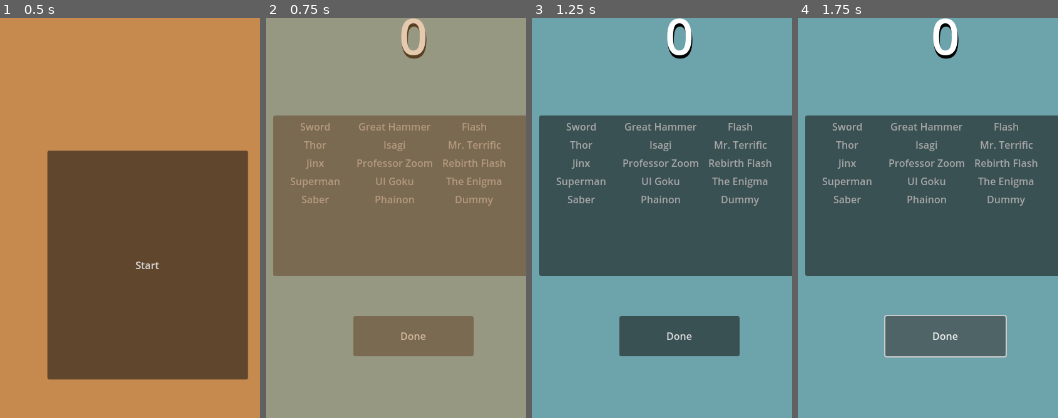
Above: before the commit, frames 1-4 (left to right).
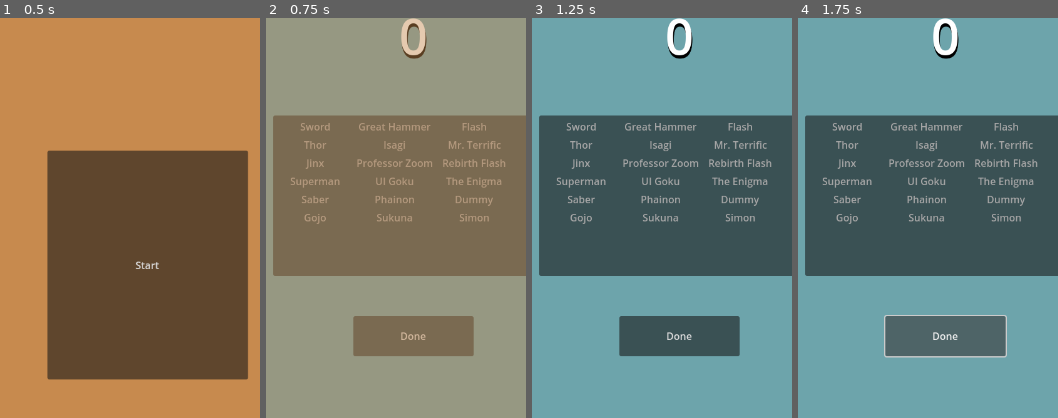
Above: after the commit, the same moments.

Repository: Odeguy/ball-fighting
Game: Godot game, scene res://game_main.tscn
The game is run twice, just before and just after one commit, with the same random seed, the same clock (stepped at 60 frames per second) and the same inputs. Sound files missing from this copy of the repository are replaced by a short silence.
Inputs:
- Up to frame 1 (0.5 s): no input
- Up to frame 2 (0.75 s): click "Start" at 0.5 s
- Up to frame 3 (1.25 s): no input
- Up to frame 4 (1.75 s): click "Done" at 1.25 s
The pictures show only the part of the screen within x 22-72%, y 8-58%; the shares and areas given below are measured in that part.

Frame 1 is identical in both runs. In frame 2, 0.2% of the frame differs, in the area x 14-86%, y 49-52%; in frame 3, 0.3%; in frame 4, 0.3%.

Commit message:
sukuna and simon

Diff:
--- a/ball.tscn
+++ b/ball.tscn
@@ -6,6 +6,7 @@
 [ext_resource type="FontFile" uid="uid://cp8ckbrt1edkh" path="res://fonts/BarberChop.otf" id="4_hgol0"]
 [ext_resource type="AudioStream" uid="uid://o4xnc6g7c1kr" path="res://sounds/parry-ultrakill.mp3" id="4_n5601"]
 [ext_resource type="Script" uid="uid://7dn0euhwvq3" path="res://sensory_field_script.gd" id="6_gchj4"]
+[ext_resource type="Texture2D" uid="uid://b7j480e8qm6qq" path="res://particles/spotlight_8.png" id="7_01kih"]
 
 [sub_resource type="PhysicsMaterial" id="PhysicsMaterial_x8fbi"]
 friction = 0.0
@@ -26,6 +27,29 @@
 
 [sub_resource type="CircleShape2D" id="CircleShape2D_n5601"]
 resource_local_to_scene = true
+
+[sub_resource type="CanvasItemMaterial" id="CanvasItemMaterial_1iob0"]
+blend_mode = 1
+
+[sub_resource type="ParticleProcessMaterial" id="ParticleProcessMaterial_0jqm0"]
+particle_flag_disable_z = true
+emission_shape = 2
+emission_sphere_radius = 102.56
+angle_min = -56.6
+angle_max = 116.6
+gravity = Vector3(0, 0, 0)
+color = Color(0.792157, 0, 0.0745098, 1)
+
+[sub_resource type="CanvasItemMaterial" id="CanvasItemMaterial_nidkk"]
+blend_mode = 2
+
+[sub_resource type="ParticleProcessMaterial" id="ParticleProcessMaterial_vb544"]
+particle_flag_disable_z = true
+emission_shape = 2
+emission_sphere_radius = 102.56
+angle_min = -38.0
+angle_max = 37.0
+gravity = Vector3(0, 0, 0)
 
 [node name="ball" type="Node2D"]
 editor_description = "bouncy"
@@ -132,6 +156,21 @@
 
 [node name="AudioStreamPlayer2D" type="AudioStreamPlayer2D" parent="."]
 
+[node name="BlackFlash" type="GPUParticles2D" parent="."]
+visible = false
+material = SubResource("CanvasItemMaterial_1iob0")
+amount = 32
+texture = ExtResource("7_01kih")
+lifetime = 0.01
+process_material = SubResource("ParticleProcessMaterial_0jqm0")
+
+[node name="BlackFlash2" type="GPUParticles2D" parent="BlackFlash"]
+material = SubResource("CanvasItemMaterial_nidkk")
+amount = 32
+texture = ExtResource("7_01kih")
+lifetime = 0.01
+process_material = SubResource("ParticleProcessMaterial_vb544")
+
 [connection signal="body_entered" from="RigidBody2D" to="." method="_on_rigid_body_2d_body_entered"]
 [connection signal="body_exited" from="RigidBody2D" to="." method="_on_rigid_body_2d_body_exited"]
 [connection signal="body_shape_entered" from="RigidBody2D" to="." method="_on_rigid_body_2d_body_shape_entered"]
--- a/ball_script.gd
+++ b/ball_script.gd
@@ -21,6 +21,8 @@
 @export var center_force: bool
 @export_enum("time_field", "attack_field", "dodge_field") var field_type: String
 @export var time_factor: int
+@export var black_flash: bool
+@export var flash_chance: float
 var center: Vector2
 var arena_origin: Vector2
 var arena_size: Vector2
@@ -29,6 +31,7 @@
 var hit_limit: float
 var cooldown = 0
 signal clash
+@onready var black_flash_scene: PackedScene = preload("res://black_flash.tscn")
 
 
 func _ready() -> void:
@@ -146,11 +149,15 @@
 			get_tree().paused = false
 	#after this point the shape indexes and collider variables get messed up for some reason that i'm not looking into right now
 	if enemyCollider is Weapon && selfCollider is not Weapon && opp.team != self.team && hit_limit >= 0.2 || opp is Ball && !opp.weapon  && selfCollider is not Weapon and opp.get_parent() != self && opp.team != self.team && hit_limit >= 0.2:
-		health -= opp.attack + opp.speed_bonus
+		var damage: int = opp.attack + opp.speed_bonus
+		if opp.black_flash && randf() <= opp.flash_chance:
+			damage *= 2
+			await opp.black_flash_attack()
+		health -= damage
 		hit_limit = 0
-		opp.damage_effect(opp.attack + opp.speed_bonus)
+		opp.damage_effect(damage)
 		opp.hits += 1
-		opp.total_damage += opp.attack + opp.speed_bonus
+		opp.total_damage += damage
 		opp.recalc_avg_dmg()
 		if health <= 0:
 			die()
@@ -210,3 +217,8 @@
 		body.linear_damp = 0
 		body.angular_damp = 0
 		if opp.lin_accel > 0: body.linear_velocity = Vector2(randi() % (opp.lin_accel * 2) - opp.lin_accel, randi() % (opp.lin_accel * 2) - opp.lin_accel) * 50
+
+func black_flash_attack() -> int:
+	var scene: Black_Flash = black_flash_scene.instantiate()
+	$RigidBody2D/Weapon.add_child(scene)
+	return 2
--- a/balls.json
+++ b/balls.json
@@ -14,5 +14,8 @@
 
 	"Saber": "res://burst_series/balls/saber_ball.tscn",
 	"Phainon": "res://burst_series/balls/phainon_ball.tscn",
-	"Dummy": "res://balls/dummy_ball.tscn"
+	"Dummy": "res://balls/dummy_ball.tscn",
+	"Gojo": "res://burst_series/balls/gojo_ball.tscn",
+	"Sukuna": "res://burst_series/balls/sukuna_ball.tscn",
+	"Simon": "res://burst_series/balls/simon_ball.tscn"
 }
--- a/balls/dummy_ball.tscn
+++ b/balls/dummy_ball.tscn
@@ -1,6 +1,7 @@
-[gd_scene load_steps=4 format=3 uid="uid://vy18c17ecb57"]
+[gd_scene load_steps=5 format=3 uid="uid://vy18c17ecb57"]
 
 [ext_resource type="PackedScene" uid="uid://vncgfvhdwod8" path="res://ball.tscn" id="1_3lugg"]
+[ext_resource type="AudioStream" uid="uid://dmsivoqol4086" path="res://sounds/SE152_CharacterSelect_MoveCursor.wav" id="2_ww5tn"]
 
 [sub_resource type="StyleBoxFlat" id="StyleBoxFlat_ww5tn"]
 resource_local_to_scene = true
@@ -26,6 +27,7 @@
 lin_speed = 1
 ang_speed = 1
 health = 9999
+attack_sound = ExtResource("2_ww5tn")
 
 [node name="Face" parent="RigidBody2D" index="1"]
 theme_override_styles/panel = SubResource("StyleBoxFlat_ww5tn")
--- a/battle_scene.tscn
+++ b/battle_scene.tscn
@@ -146,4 +146,6 @@
 
 [node name="ClashAudio" type="AudioStreamPlayer2D" parent="."]
 
+[node name="AudioStreamPlayer2D2" type="AudioStreamPlayer2D" parent="."]
+
 [connection signal="pressed" from="Button" to="." method="_on_button_pressed"]
--- /dev/null
+++ b/black_flash.tscn
@@ -0,0 +1,56 @@
+[gd_scene load_steps=8 format=3 uid="uid://b614u07swipwx"]
+
+[ext_resource type="Script" uid="uid://c44lakislluqg" path="res://black_flash_script.gd" id="1_ss16q"]
+[ext_resource type="Texture2D" uid="uid://b7j480e8qm6qq" path="res://particles/spotlight_8.png" id="2_fyf0v"]
+[ext_resource type="AudioStream" uid="uid://c3ormk73jkbf1" path="res://sounds/black-flash-(no-voice)-made-with-Voicemod.mp3" id="2_utilc"]
+
+[sub_resource type="CanvasItemMaterial" id="CanvasItemMaterial_utilc"]
+blend_mode = 1
+
+[sub_resource type="ParticleProcessMaterial" id="ParticleProcessMaterial_dkk4l"]
+particle_flag_disable_z = true
+emission_shape = 2
+emission_sphere_radius = 50.0
+angle_min = -56.6
+angle_max = 116.6
+direction = Vector3(1, 1, 0)
+initial_velocity_min = 925.23
+initial_velocity_max = 925.23
+gravity = Vector3(0, 0, 0)
+color = Color(0.792157, 0, 0.0745098, 1)
+
+[sub_resource type="CanvasItemMaterial" id="CanvasItemMaterial_dicil"]
+blend_mode = 2
+
+[sub_resource type="ParticleProcessMaterial" id="ParticleProcessMaterial_svhi3"]
+particle_flag_disable_z = true
+emission_shape = 2
+emission_sphere_radius = 90.0
+angle_min = -38.0
+angle_max = 37.0
+direction = Vector3(1, 1, 1)
+spread = 45.495
+initial_velocity_min = 358.25
+initial_velocity_max = 604.36
+gravity = Vector3(0, 0, 0)
+
+[node name="black_flash" type="Node2D"]
+process_mode = 3
+script = ExtResource("1_ss16q")
+
+[node name="Particles" type="GPUParticles2D" parent="."]
+material = SubResource("CanvasItemMaterial_utilc")
+amount = 128
+texture = ExtResource("2_fyf0v")
+lifetime = 0.4
+process_material = SubResource("ParticleProcessMaterial_dkk4l")
+
+[node name="Particles2" type="GPUParticles2D" parent="Particles"]
+material = SubResource("CanvasItemMaterial_dicil")
+amount = 256
+texture = ExtResource("2_fyf0v")
+lifetime = 0.4
+process_material = SubResource("ParticleProcessMaterial_svhi3")
+
+[node name="AudioStreamPlayer2D" type="AudioStreamPlayer2D" parent="."]
+stream = ExtResource("2_utilc")
--- /dev/null
+++ b/black_flash_script.gd
@@ -0,0 +1,10 @@
+extends Node2D
+
+class_name Black_Flash
+
+
+func _ready() -> void:
+	$AudioStreamPlayer2D.play()
+	await $AudioStreamPlayer2D.finished
+	self.hide()
+	self.queue_free()
--- a/burst_ball_script.gd
+++ b/burst_ball_script.gd
@@ -54,6 +54,7 @@
 
 func burst_attack() -> void:
 	var scene: Burst = burst_scene.instantiate()
+	scene.z_index *= 1000
 	$RigidBody2D/Weapon.add_child(scene)
 	await scene.enemy_detected
 	await cut_in()
--- /dev/null
+++ b/burst_series/balls/gojo_ball.tscn
@@ -0,0 +1,51 @@
+[gd_scene load_steps=8 format=3 uid="uid://cfqkftli2p4by"]
+
+[ext_resource type="PackedScene" uid="uid://eaa5byxjqno7" path="res://burst_series/burst_ball.tscn" id="1_82h18"]
+[ext_resource type="Texture2D" uid="uid://1lba6tovaamp" path="res://burst_series/cut_in_components/images/latest.png" id="2_kd76l"]
+[ext_resource type="AudioStream" uid="uid://c7nib06suwmc" path="res://burst_series/cut_in_components/voice_lines/voice_JJGJO_skill1.ogg" id="3_kd76l"]
+[ext_resource type="PackedScene" uid="uid://c2iaymivct4kk" path="res://burst_series/bursts/gojo_burst2.tscn" id="4_kd76l"]
+[ext_resource type="AudioStream" uid="uid://bayl1epsx3o76" path="res://sounds/SE006.wav" id="5_s0qdr"]
+
+[sub_resource type="StyleBoxFlat" id="StyleBoxFlat_xccwo"]
+resource_local_to_scene = true
+bg_color = Color(0, 0, 0, 1)
+border_color = Color(0, 0, 0, 1)
+border_blend = true
+corner_radius_top_left = 999
+corner_radius_top_right = 999
+corner_radius_bottom_right = 999
+corner_radius_bottom_left = 999
+
+[sub_resource type="CircleShape2D" id="CircleShape2D_v20b8"]
+resource_local_to_scene = true
+
+[node name="gojo_ball" instance=ExtResource("1_82h18")]
+burst_name = "Hollow Technique: Purple"
+cut_in_image = ExtResource("2_kd76l")
+cut_in_voice_line = ExtResource("3_kd76l")
+burst_scene = ExtResource("4_kd76l")
+burst_limit = 90
+color = Color(1, 1, 1, 1)
+health_color = Color(0.27451, 1, 1, 1)
+radius = 45
+border_width = 10
+lin_accel = 4
+ang_accel = 1
+lin_speed = 5
+ang_speed = 1
+health = 310
+attack = 8
+field_type = "time_field"
+time_factor = 1
+black_flash = true
+flash_chance = 0.2
+attack_sound = ExtResource("5_s0qdr")
+
+[node name="Face" parent="RigidBody2D" index="1"]
+theme_override_styles/panel = SubResource("StyleBoxFlat_xccwo")
+
+[node name="CollisionShape2D" parent="RigidBody2D/Sensory Field" index="0"]
+shape = SubResource("CircleShape2D_v20b8")
+
+[node name="Face" parent="RigidBody2D/Sensory Field" index="1"]
+theme_override_styles/panel = SubResource("StyleBoxFlat_xccwo")
--- a/burst_series/balls/phainon_ball.tscn
+++ b/burst_series/balls/phainon_ball.tscn
@@ -29,7 +29,7 @@
 cut_in_image = ExtResource("2_4kw40")
 cut_in_voice_line = ExtResource("3_7inu4")
 burst_scene = ExtResource("4_7inu4")
-burst_limit = 85
+burst_limit = 115
 color = Color(0.729412, 0.619608, 0.635294, 1)
 border_color = Color(0.25098, 0.160784, 0.396078, 1)
 health_color = Color(0.929412, 0.8, 0.207843, 1)
@@ -42,6 +42,7 @@
 attack = 3
 weapon = true
 field_type = "attack_field"
+flash_chance = 0.7
 attack_sound = ExtResource("4_8jkph")
 
 [node name="Face" parent="RigidBody2D" index="1"]
--- /dev/null
+++ b/burst_series/balls/simon_ball.tscn
@@ -0,0 +1,64 @@
+[gd_scene load_steps=10 format=3 uid="uid://hnr6jkvewrki"]
+
+[ext_resource type="PackedScene" uid="uid://eaa5byxjqno7" path="res://burst_series/burst_ball.tscn" id="1_4nft0"]
+[ext_resource type="Texture2D" uid="uid://ddn3exatyadci" path="res://burst_series/cut_in_components/images/985.png" id="2_4746b"]
+[ext_resource type="AudioStream" uid="uid://si73n1bj8a0y" path="res://burst_series/cut_in_components/voice_lines/my-drill-is-the-drill-that-creates-the-heaven.mp3" id="3_ijihg"]
+[ext_resource type="PackedScene" uid="uid://cc8ywqtda3ov1" path="res://burst_series/bursts/simon_burst.tscn" id="4_5ywfs"]
+[ext_resource type="AudioStream" uid="uid://dtt2p0m4l7qsx" path="res://sounds/SE202_BladeC.wav" id="5_8awhr"]
+[ext_resource type="Texture2D" uid="uid://x3y1q8vlon86" path="res://weapon_images/latest(2).png" id="6_npiut"]
+
+[sub_resource type="StyleBoxFlat" id="StyleBoxFlat_diu0i"]
+resource_local_to_scene = true
+bg_color = Color(0, 0, 0, 1)
+border_color = Color(0, 0, 0, 1)
+border_blend = true
+corner_radius_top_left = 999
+corner_radius_top_right = 999
+corner_radius_bottom_right = 999
+corner_radius_bottom_left = 999
+
+[sub_resource type="ConvexPolygonShape2D" id="ConvexPolygonShape2D_fj0wa"]
+points = PackedVector2Array(-15.4578, 11.4042, 49.1581, -3.07978, 56.2662, -56.8429, -6.02074, -76.2938, -123.575, -38.8627)
+
+[sub_resource type="CircleShape2D" id="CircleShape2D_8wfgu"]
+resource_local_to_scene = true
+
+[node name="simon_ball" instance=ExtResource("1_4nft0")]
+burst_name = "Super Galaxy Tengen Toppa Gurren Lagann"
+cut_in_image = ExtResource("2_4746b")
+cut_in_voice_line = ExtResource("3_ijihg")
+burst_scene = ExtResource("4_5ywfs")
+burst_limit = 110
+color = Color(0.152722, 0.315048, 0.470144, 1)
+border_color = Color(0.531702, 0.182767, 0.255094, 1)
+health_color = Color(0.862745, 0.839216, 0.866667, 1)
+radius = 45
+border_width = 15
+lin_accel = 2
+lin_speed = 3
+health = 400
+attack = 3
+weapon = true
+attack_sound = ExtResource("5_8awhr")
+
+[node name="Face" parent="RigidBody2D" index="1"]
+theme_override_styles/panel = SubResource("StyleBoxFlat_diu0i")
+
+[node name="TextureRect" parent="RigidBody2D/Weapon" index="0"]
+offset_left = -62.0
+offset_top = -215.0
+offset_right = 150.0
+offset_bottom = 61.0
+scale = Vector2(0.598128, 0.598128)
+texture = ExtResource("6_npiut")
+
+[node name="WeaponShape2D" parent="RigidBody2D" index="4"]
+position = Vector2(-30, -101)
+rotation = 1.53168
+shape = SubResource("ConvexPolygonShape2D_fj0wa")
+
+[node name="CollisionShape2D" parent="RigidBody2D/Sensory Field" index="0"]
+shape = SubResource("CircleShape2D_8wfgu")
+
+[node name="Face" parent="RigidBody2D/Sensory Field" index="1"]
+theme_override_styles/panel = SubResource("StyleBoxFlat_diu0i")
--- /dev/null
+++ b/burst_series/balls/sukuna_ball.tscn
@@ -0,0 +1,47 @@
+[gd_scene load_steps=8 format=3 uid="uid://cgq37akfuyiyh"]
+
+[ext_resource type="PackedScene" uid="uid://eaa5byxjqno7" path="res://burst_series/burst_ball.tscn" id="1_dku4s"]
+[ext_resource type="Texture2D" uid="uid://cbtkcgxvvysp" path="res://burst_series/cut_in_components/images/40ba9c1daea8ee2a56a633b1843719b68e38b71dr1-540-244_hq_gif.png" id="2_d8ihi"]
+[ext_resource type="AudioStream" uid="uid://ckh7jp3r1m0b2" path="res://burst_series/cut_in_components/voice_lines/voice_JJSUK_skill1.ogg" id="3_sercl"]
+[ext_resource type="PackedScene" uid="uid://cax6d0qhjvp4a" path="res://burst_series/bursts/sukuna_burst.tscn" id="4_qts6m"]
+[ext_resource type="AudioStream" uid="uid://cox04gqtoo8yd" path="res://sounds/SE198_StabC.wav" id="5_ad2y7"]
+
+[sub_resource type="StyleBoxFlat" id="StyleBoxFlat_3ony0"]
+resource_local_to_scene = true
+bg_color = Color(0, 0, 0, 1)
+border_color = Color(0, 0, 0, 1)
+border_blend = true
+corner_radius_top_left = 999
+corner_radius_top_right = 999
+corner_radius_bottom_right = 999
+corner_radius_bottom_left = 999
+
+[sub_resource type="CircleShape2D" id="CircleShape2D_5ptv8"]
+resource_local_to_scene = true
+
+[node name="sukuna_ball" instance=ExtResource("1_dku4s")]
+burst_name = "Domain Expansion: Malevolent Shrine"
+cut_in_image = ExtResource("2_d8ihi")
+cut_in_voice_line = ExtResource("3_sercl")
+burst_scene = ExtResource("4_qts6m")
+burst_limit = 90
+color = Color(0.941176, 0.639216, 0.584314, 1)
+border_color = Color(0.0196078, 0.00784314, 0.00392157, 1)
+health_color = Color(0.188235, 0.0470588, 0.141176, 1)
+radius = 45
+lin_accel = 4
+lin_speed = 4
+health = 320
+attack = 6
+black_flash = true
+flash_chance = 0.05
+attack_sound = ExtResource("5_ad2y7")
+
+[node name="Face" parent="RigidBody2D" index="1"]
+theme_override_styles/panel = SubResource("StyleBoxFlat_3ony0")
+
+[node name="CollisionShape2D" parent="RigidBody2D/Sensory Field" index="0"]
+shape = SubResource("CircleShape2D_5ptv8")
+
+[node name="Face" parent="RigidBody2D/Sensory Field" index="1"]
+theme_override_styles/panel = SubResource("StyleBoxFlat_3ony0")
--- /dev/null
+++ b/burst_series/bursts/gojo_burst.tscn
@@ -0,0 +1,42 @@
+[gd_scene load_steps=7 format=3 uid="uid://bhvljudytifi1"]
+
+[ext_resource type="PackedScene" uid="uid://bl4g66wpb37wv" path="res://burst_series/burst.tscn" id="1_oofes"]
+[ext_resource type="Texture2D" uid="uid://dba201geyghwy" path="res://particles/spotlight_5.png" id="2_2jqv8"]
+[ext_resource type="AudioStream" uid="uid://bscp8jfcxqdcx" path="res://sounds/Cmn_TwinkleShort.wav" id="2_8dwu4"]
+
+[sub_resource type="CapsuleShape2D" id="CapsuleShape2D_8dwu4"]
+radius = 64.0
+height = 688.0
+
+[sub_resource type="CanvasItemMaterial" id="CanvasItemMaterial_y3a3v"]
+blend_mode = 1
+
+[sub_resource type="ParticleProcessMaterial" id="ParticleProcessMaterial_qv1vb"]
+particle_flag_disable_z = true
+emission_shape = 1
+emission_sphere_radius = 120.25
+direction = Vector3(0, -40, 0)
+spread = 4.355
+initial_velocity_min = 1000.0
+initial_velocity_max = 1000.0
+scale_min = 0.1
+scale_max = 0.1
+color = Color(1, 0.313726, 1, 1)
+
+[node name="gojo_burst" instance=ExtResource("1_oofes")]
+sound_effect = ExtResource("2_8dwu4")
+duration = 4.0
+burst_damage = 5
+
+[node name="AreaDetector" parent="." index="0"]
+scale = Vector2(1.88935, 1.59179)
+
+[node name="CollisionShape2D" parent="AreaDetector" index="0"]
+position = Vector2(0, -336)
+shape = SubResource("CapsuleShape2D_8dwu4")
+
+[node name="Particles" parent="." index="1"]
+material = SubResource("CanvasItemMaterial_y3a3v")
+amount = 2000
+texture = ExtResource("2_2jqv8")
+process_material = SubResource("ParticleProcessMaterial_qv1vb")
--- /dev/null
+++ b/burst_series/bursts/gojo_burst2.tscn
@@ -0,0 +1,37 @@
+[gd_scene load_steps=7 format=3 uid="uid://c2iaymivct4kk"]
+
+[ext_resource type="PackedScene" uid="uid://bl4g66wpb37wv" path="res://burst_series/burst.tscn" id="1_dcu41"]
+[ext_resource type="AudioStream" uid="uid://dk78erx7wkqat" path="res://sounds/SE151_System_OK_2.wav" id="2_dcu41"]
+[ext_resource type="Texture2D" uid="uid://d3y7q5oxkvcel" path="res://fonts/twirl_03.png" id="3_3jq4p"]
+
+[sub_resource type="CircleShape2D" id="CircleShape2D_opjmm"]
+
+[sub_resource type="CanvasItemMaterial" id="CanvasItemMaterial_elbld"]
+blend_mode = 1
+
+[sub_resource type="ParticleProcessMaterial" id="ParticleProcessMaterial_qihqe"]
+resource_local_to_scene = true
+particle_flag_disable_z = true
+emission_shape = 1
+emission_sphere_radius = 674.25
+angle_min = -360.0
+angle_max = 360.0
+gravity = Vector3(0, 0, 0)
+scale_min = 0.2
+scale_max = 0.2
+color = Color(0.383679, 0.385939, 0.583419, 1)
+
+[node name="sukuna_burst" instance=ExtResource("1_dcu41")]
+sound_effect = ExtResource("2_dcu41")
+duration = 5.0
+burst_damage = 3
+
+[node name="CollisionShape2D" parent="AreaDetector" index="0"]
+scale = Vector2(60.6643, 60.6643)
+shape = SubResource("CircleShape2D_opjmm")
+
+[node name="Particles" parent="." index="1"]
+material = SubResource("CanvasItemMaterial_elbld")
+amount = 5000
+texture = ExtResource("3_3jq4p")
+process_material = SubResource("ParticleProcessMaterial_qihqe")
--- /dev/null
+++ b/burst_series/bursts/simon_burst.tscn
@@ -0,0 +1,119 @@
+[gd_scene load_steps=10 format=3 uid="uid://cc8ywqtda3ov1"]
+
+[ext_resource type="PackedScene" uid="uid://bl4g66wpb37wv" path="res://burst_series/burst.tscn" id="1_t6y44"]
+[ext_resource type="AudioStream" uid="uid://dtt2p0m4l7qsx" path="res://sounds/SE202_BladeC.wav" id="2_jhgte"]
+[ext_resource type="Texture2D" uid="uid://bn5xpfsj47ufn" path="res://fonts/window_04.png" id="3_jsm6v"]
+
+[sub_resource type="ConvexPolygonShape2D" id="ConvexPolygonShape2D_4fyo1"]
+resource_local_to_scene = true
+points = PackedVector2Array(-304, -136, 344, -136, 16, -840)
+
+[sub_resource type="CircleShape2D" id="CircleShape2D_ibsir"]
+
+[sub_resource type="CanvasItemMaterial" id="CanvasItemMaterial_dwq4p"]
+blend_mode = 1
+
+[sub_resource type="ParticleProcessMaterial" id="ParticleProcessMaterial_sv6re"]
+particle_flag_disable_z = true
+emission_shape = 3
+emission_box_extents = Vector3(350, 1, 1)
+direction = Vector3(0, -1, 0)
+spread = 0.0
+initial_velocity_min = 687.5
+initial_velocity_max = 687.5
+angular_velocity_min = -720.0
+angular_velocity_max = 720.0
+radial_velocity_min = -425.0
+radial_velocity_max = -350.0
+gravity = Vector3(0, 0, 0)
+scale_min = 0.1
+scale_max = 0.1
+color = Color(0.839216, 0.968627, 0.988235, 1)
+turbulence_noise_strength = 18.65
+turbulence_noise_scale = 6.11
+turbulence_noise_speed = Vector3(0, 0.4, 0)
+turbulence_influence_min = 0.019
+turbulence_initial_displacement_min = -77.6
+turbulence_initial_displacement_max = -28.0
+
+[sub_resource type="ParticleProcessMaterial" id="ParticleProcessMaterial_lk0yx"]
+particle_flag_disable_z = true
+emission_shape = 3
+emission_box_extents = Vector3(350, 1, 1)
+direction = Vector3(0, -1, 0)
+spread = 0.0
+initial_velocity_min = 687.5
+initial_velocity_max = 687.5
+angular_velocity_min = -720.0
+angular_velocity_max = 720.0
+radial_velocity_min = -425.0
+radial_velocity_max = -350.0
+gravity = Vector3(0, 0, 0)
+scale_min = 0.1
+scale_max = 0.1
+color = Color(0.505882, 0.894118, 0.882353, 1)
+turbulence_noise_strength = 18.65
+turbulence_noise_scale = 6.11
+turbulence_noise_speed = Vector3(0, 0.4, 0)
+turbulence_influence_min = 0.019
+turbulence_initial_displacement_min = -77.6
+turbulence_initial_displacement_max = -28.0
+
+[sub_resource type="ParticleProcessMaterial" id="ParticleProcessMaterial_67c6v"]
+particle_flag_disable_z = true
+emission_shape = 1
+emission_sphere_radius = 321.1
+direction = Vector3(0, -1, 0)
+spread = 0.0
+initial_velocity_min = 187.5
+initial_velocity_max = 187.5
+angular_velocity_min = -720.0
+angular_velocity_max = 720.0
+gravity = Vector3(0, 0, 0)
+scale_min = 0.1
+scale_max = 0.1
+color = Color(0.505882, 0.894118, 0.882353, 1)
+turbulence_noise_strength = 18.65
+turbulence_noise_scale = 6.11
+turbulence_noise_speed = Vector3(0, 0.4, 0)
+turbulence_influence_min = 0.019
+turbulence_initial_displacement_min = -77.6
+turbulence_initial_displacement_max = -28.0
+
+[node name="simon_burst" instance=ExtResource("1_t6y44")]
+sound_effect = ExtResource("2_jhgte")
+duration = 4.0
+burst_damage = 5
+
+[node name="CollisionShape2D" parent="AreaDetector" index="0"]
+position = Vector2(-16, 136)
+shape = SubResource("ConvexPolygonShape2D_4fyo1")
+
+[node name="CollisionShape2D2" type="CollisionShape2D" parent="AreaDetector" index="1"]
+position = Vector2(0, -3.8147e-06)
+scale = Vector2(-32.6735, -10.4721)
+shape = SubResource("CircleShape2D_ibsir")
+
+[node name="Particles" parent="." index="1"]
+material = SubResource("CanvasItemMaterial_dwq4p")
+amount = 750
+texture = ExtResource("3_jsm6v")
+lifetime = 1.55
+process_material = SubResource("ParticleProcessMaterial_sv6re")
+
+[node name="Particles3" type="GPUParticles2D" parent="." index="2"]
+z_index = 2
+material = SubResource("CanvasItemMaterial_dwq4p")
+position = Vector2(24, -176)
+amount = 750
+texture = ExtResource("3_jsm6v")
+lifetime = 1.55
+process_material = SubResource("ParticleProcessMaterial_lk0yx")
+
+[node name="Particles2" type="GPUParticles2D" parent="." index="3"]
+material = SubResource("CanvasItemMaterial_dwq4p")
+position = Vector2(-8, -16)
+amount = 3000
+texture = ExtResource("3_jsm6v")
+lifetime = 0.06
+process_material = SubResource("ParticleProcessMaterial_67c6v")
--- /dev/null
+++ b/burst_series/bursts/sukuna_burst.tscn
@@ -0,0 +1,36 @@
+[gd_scene load_steps=7 format=3 uid="uid://cax6d0qhjvp4a"]
+
+[ext_resource type="PackedScene" uid="uid://bl4g66wpb37wv" path="res://burst_series/burst.tscn" id="1_g2ugs"]
+[ext_resource type="AudioStream" uid="uid://dvorybc68tikp" path="res://sounds/Hit_SlashA.wav" id="2_opjmm"]
+[ext_resource type="Texture2D" uid="uid://di5khq4bav6lj" path="res://particles/trace_01.png" id="2_rfm1b"]
+
+[sub_resource type="CircleShape2D" id="CircleShape2D_opjmm"]
+
+[sub_resource type="CanvasItemMaterial" id="CanvasItemMaterial_elbld"]
+blend_mode = 1
+
+[sub_resource type="ParticleProcessMaterial" id="ParticleProcessMaterial_qihqe"]
+particle_flag_disable_z = true
+emission_shape = 1
+emission_sphere_radius = 674.25
+angle_min = -360.0
+angle_max = 360.0
+gravity = Vector3(0, 0, 0)
+scale_min = 0.2
+scale_max = 0.2
+color = Color(0.766962, 0, 0.202973, 1)
+
+[node name="sukuna_burst" instance=ExtResource("1_g2ugs")]
+sound_effect = ExtResource("2_opjmm")
+duration = 5.0
+burst_damage = 3
+
+[node name="CollisionShape2D" parent="AreaDetector" index="0"]
+scale = Vector2(60.6643, 60.6643)
+shape = SubResource("CircleShape2D_opjmm")
+
+[node name="Particles" parent="." index="1"]
+material = SubResource("CanvasItemMaterial_elbld")
+amount = 5000
+texture = ExtResource("2_rfm1b")
+process_material = SubResource("ParticleProcessMaterial_qihqe")
Not shown: 1 places in ball.tscn that only renumber resources
Not shown, added: black_flash_script.gd.uid
Binary file added: burst_series/cut_in_components/images/40ba9c1daea8ee2a56a633b1843719b68e38b71dr1-540-244_hq_gif.png
Not shown, added: burst_series/cut_in_components/images/40ba9c1daea8ee2a56a633b1843719b68e38b71dr1-540-244_hq_gif.png.import
Binary file added: burst_series/cut_in_components/images/985.png
Not shown, added: burst_series/cut_in_components/images/985.png.import
Binary file added: burst_series/cut_in_components/images/is-there-a-lore-reason-why-hollow-purple-canonically-only-v0-00e91ldu0v8c1.jpeg.png
Not shown, added: burst_series/cut_in_components/images/is-there-a-lore-reason-why-hollow-purple-canonically-only-v0-00e91ldu0v8c1.jpeg.png.import
Binary file added: burst_series/cut_in_components/images/latest.png
Not shown, added: burst_series/cut_in_components/images/latest.png.import
Not shown, added: burst_series/cut_in_components/voice_lines/i-alone-am-the-honored-one-made-with-Voicemod.mp3.import
Not shown, added: burst_series/cut_in_components/voice_lines/my-drill-is-the-drill-that-creates-the-heaven.mp3.import
(and 30 more such lines)
